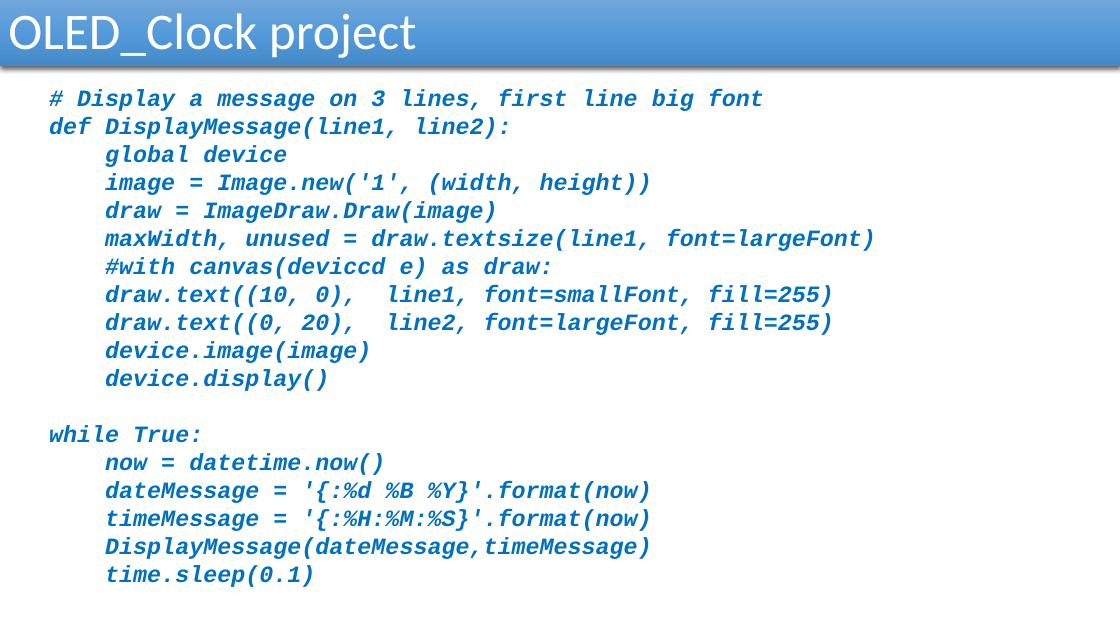
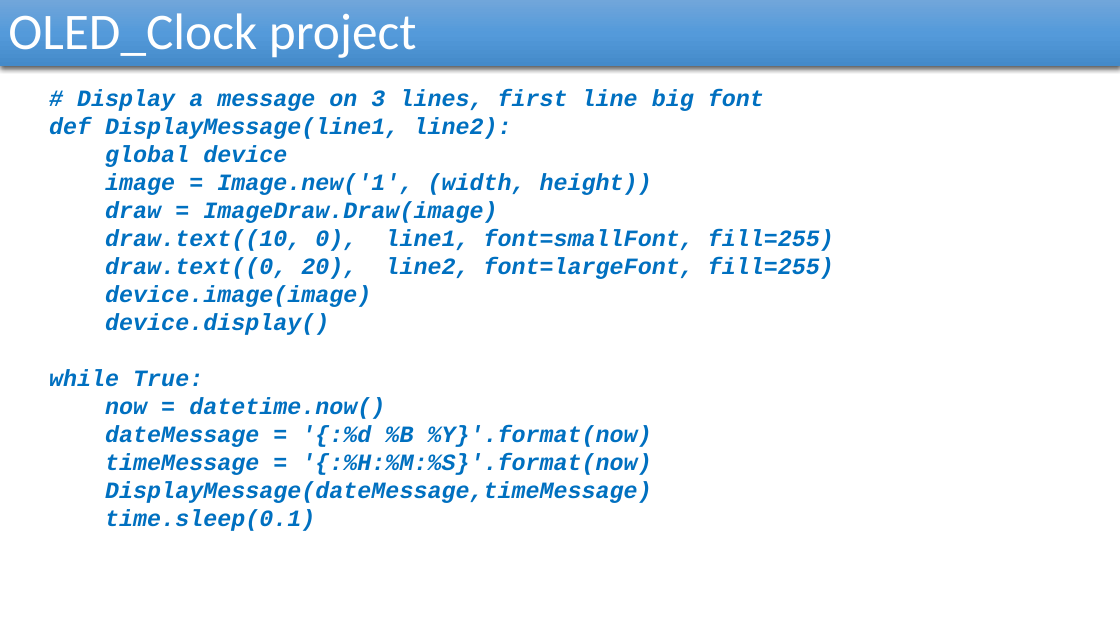
Before and after one commit to reza-arjmandi/rpi-course, a slide deck: slide 35 of session7/presentation/Raspberry pi Sensors.pptx. Drawn at 1120x630 pixels with LibreOffice and Linux fonts; fonts in the diff are those of the drawing. Boxes give left, top, right and bottom in pixels: in the first picture for what was removed or moved away, otherwise in the second. Text is boxed around its words. In the diff, an @@ line names an element or a change of style, - is before the commit and + after.

```diff
--- a/session7/presentation/Raspberry pi Sensors.pptx
+++ b/session7/presentation/Raspberry pi Sensors.pptx
@@ text at [105,229,876,279]: paragraphs removed @@
-maxWidth, unused = draw.textsize(line1, font=largeFont)
-#with canvas(deviccd e) as draw:
```
Also in this commit, not shown: 3 other slides changed.
